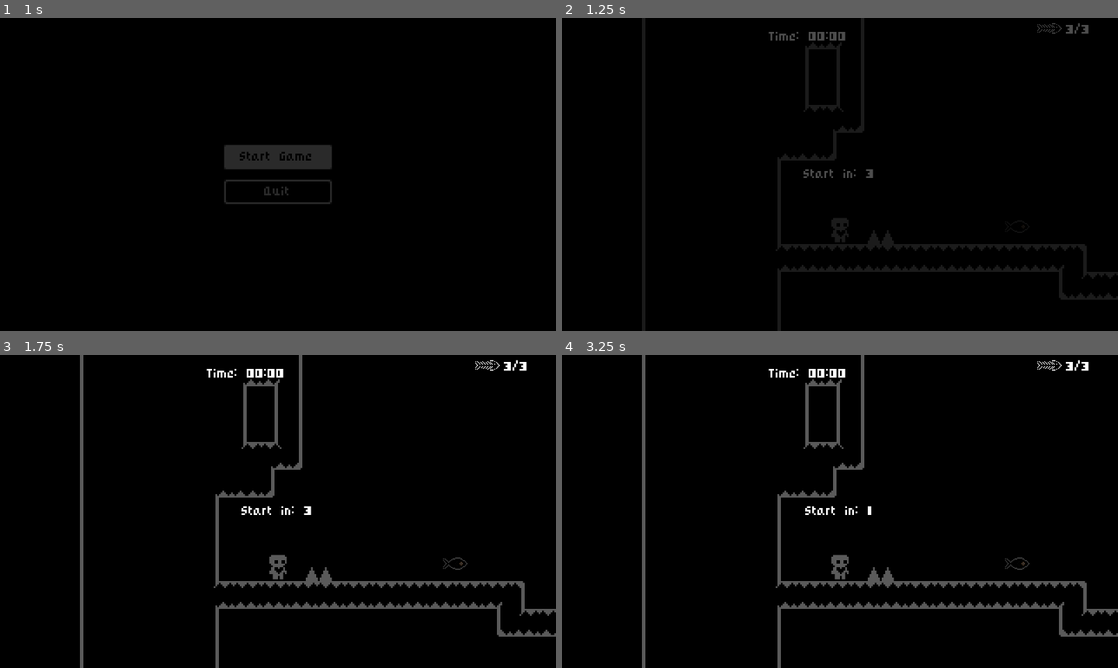
Above: before the commit, frames 1-4 (two rows, left to right).
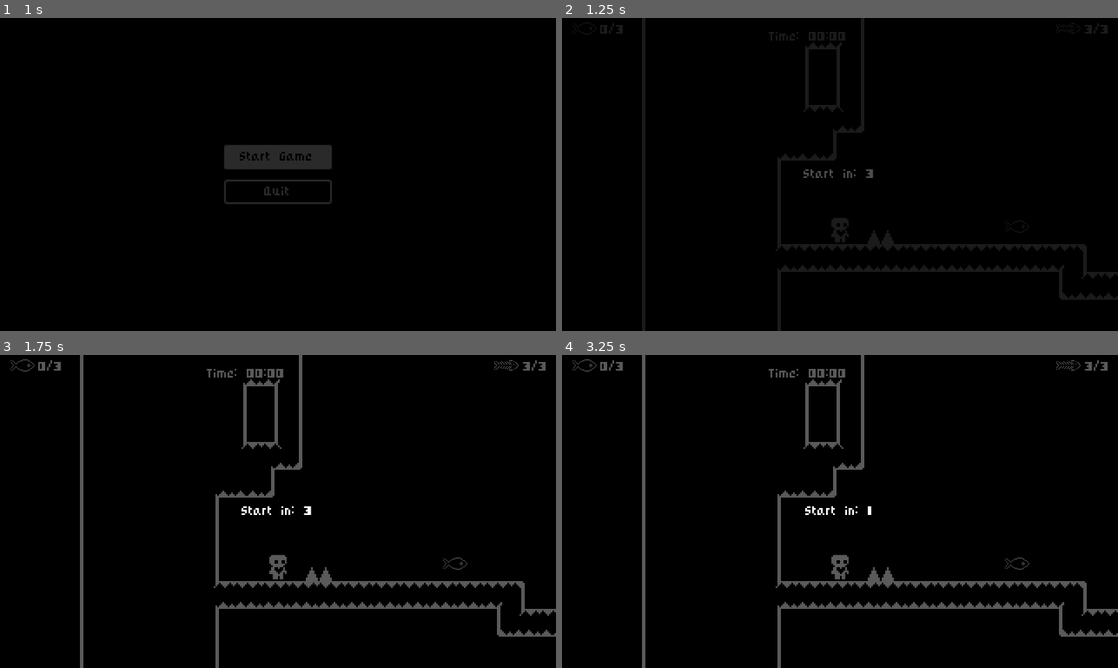
Above: after the commit, the same moments.

Repository: GreyCDevs/platformer-godot
Game: Godot game, scene res://scenes/ui/menu/start_menu.tscn
Same seed, same stepped clock (60 frames per second), same inputs: the game is played once before the commit and once after it.
Inputs:
- Up to frame 1 (1 s): click "Start Game" at 0.5 s
- Up to frame 2 (1.25 s): no input
- Up to frame 3 (1.75 s): hold Right (move_right) from 1.28 s (still down); tap Space (jump) at 1.52 s
- Up to frame 4 (3.25 s): tap Enter at 2 s; tap Space (jump) at 2.27, 2.75 s; release Right (move_right) at 2.78 s; hold Left (move_left) from 2.78 s (still down)

Frame 1 is identical in both runs. In frame 2, 0.4% of the frame differs, in the area x 6-99%, y 1-8%; in frame 3, 0.6%, in the area x 1-99%, y 1-8%; in frame 4, 0.6%.

Commit message:
add collectible counter

Diff:
--- a/resources/scripts/events/Events.gd
+++ b/resources/scripts/events/Events.gd
@@ -1,5 +1,6 @@
 extends Node
 
 signal level_completed
+signal sardine_taken
 signal game_over
 signal life_lost
--- a/scenes/collectibles/sardine/sardine.gd
+++ b/scenes/collectibles/sardine/sardine.gd
@@ -2,6 +2,7 @@
 
 func _on_body_entered(body: Node2D) -> void:
 	queue_free()
+	Events.sardine_taken.emit()
 	var sardines = get_tree().get_nodes_in_group("Sardines")
 	if sardines.size() == 1:
 		Events.level_completed.emit()
--- a/scenes/levels/test_level.tscn
+++ b/scenes/levels/test_level.tscn
@@ -17,5 +17,11 @@
 [node name="Heart" parent="Collectibles" index="0" instance=ExtResource("4_v45ci")]
 position = Vector2(183, 326)
 
+[node name="Heart2" parent="Collectibles" index="1" instance=ExtResource("4_v45ci")]
+position = Vector2(270, 358)
+
+[node name="Heart3" parent="Collectibles" index="2" instance=ExtResource("4_v45ci")]
+position = Vector2(377, 275)
+
 [node name="LevelTileMap" parent="." index="4"]
 layer_0/tile_data = PackedInt32Array(0, 131072, 0, 65536, 131072, 1, 131072, 131072, 1, 196608, 131072, 1, 262144, 1310 …(11366 unchanged characters)…
--- /dev/null
+++ b/scenes/ui/icons/collectibles/sardine_collectible.tscn
@@ -0,0 +1,7 @@
+[gd_scene load_steps=2 format=3 uid="uid://cmo3a5is2oema"]
+
+[ext_resource type="Texture2D" uid="uid://bo22xxh2ndtrk" path="res://assets/images/collectibles/sardine/sardine.png" id="1_jq4y1"]
+
+[node name="SardineHealth" type="Sprite2D"]
+scale = Vector2(0.5, 0.5)
+texture = ExtResource("1_jq4y1")
--- a/scenes/world/world.gd
+++ b/scenes/world/world.gd
@@ -4,6 +4,8 @@
 
 @onready var level_completed: ColorRect = $CanvasLayer/LevelCompleted
 @onready var game_over: ColorRect = $CanvasLayer/GameOver
+
+@onready var collectibles: Node = $Collectibles
 
 @onready var start_in: ColorRect = %StartIn
 @onready var start_in_label: Label = %StartInLabel
@@ -12,16 +14,24 @@
 @onready var timer_label: Label = %TimerLabel
 @onready var time_count: Timer = $CanvasLayer/TimeCount
 
-@onready var life_counter: ColorRect = $CanvasLayer/LifeCounter
 @onready var life_counter_label: Label = %LifeCounterLabel
+@onready var collectibles_counter_label_label: Label = %CollectiblesCounterLabelLabel
 
 var time_passed: int = 0
+var sardines_in_level: int
+var sardines_taken: int = 0
+
 
 func _ready() -> void:
 	Events.level_completed.connect(show_level_completed)
 	Events.game_over.connect(show_game_over)
+	Events.sardine_taken.connect(handle_sardine_taken)
 	Events.life_lost.connect(handle_life_lost)
+
+	sardines_in_level = collectibles.get_child_count()
 	life_counter_label.text = "%1d/%1d" % [GameState.player_lives, GameState.MAX_PLAYER_LIVES]
+	collectibles_counter_label_label.text = "%d/%d" % [0, sardines_in_level]
+
 	get_tree().paused = true
 	animation_player.play("countdown")
 	await get_tree().create_timer(3.0).timeout
@@ -55,6 +65,10 @@
 func handle_life_lost() -> void:
 	life_counter_label.text = "%1d/%1d" % [GameState.player_lives, GameState.MAX_PLAYER_LIVES]
 
+func handle_sardine_taken() -> void:
+	sardines_taken += 1
+	collectibles_counter_label_label.text = "%d/%d" % [sardines_taken, sardines_in_level]
+
 func _on_timer_timeout() -> void:
 	time_passed += 1
 	var minutes = int(time_passed / 60)
--- a/scenes/world/world_template.tscn
+++ b/scenes/world/world_template.tscn
@@ -1,10 +1,11 @@
-[gd_scene load_steps=11 format=3 uid="uid://qvf4ea06wf2a"]
+[gd_scene load_steps=12 format=3 uid="uid://qvf4ea06wf2a"]
 
 [ext_resource type="Script" uid="uid://dcbwj3mc75n72" path="res://scenes/world/world.gd" id="1_wx2y6"]
 [ext_resource type="PackedScene" uid="uid://1rrvx57k2cva" path="res://scenes/player/player.tscn" id="2_dcncw"]
 [ext_resource type="PackedScene" uid="uid://m0amkyentqqi" path="res://scenes/ui/game_over/game_over.tscn" id="4_hkyxq"]
 [ext_resource type="PackedScene" uid="uid://romfrcc8qrho" path="res://scenes/ui/level/level_completed.tscn" id="5_vtms1"]
 [ext_resource type="PackedScene" uid="uid://dx021munrhlss" path="res://scenes/ui/icons/health/sardine_health.tscn" id="5_wx2y6"]
+[ext_resource type="PackedScene" uid="uid://cmo3a5is2oema" path="res://scenes/ui/icons/collectibles/sardine_collectible.tscn" id="6_dcncw"]
 [ext_resource type="PackedScene" uid="uid://bimx81jm3ddyv" path="res://scenes/tilemap/tilemap.tscn" id="6_k8b1u"]
 
 [sub_resource type="Animation" id="Animation_hkyxq"]
@@ -83,33 +84,8 @@
 
 [node name="CanvasLayer" type="CanvasLayer" parent="."]
 
-[node name="LevelCompleted" parent="CanvasLayer" instance=ExtResource("5_vtms1")]
-visible = false
-
 [node name="GameOver" parent="CanvasLayer" instance=ExtResource("4_hkyxq")]
 visible = false
-
-[node name="StartIn" type="ColorRect" parent="CanvasLayer"]
-unique_name_in_owner = true
-anchors_preset = 15
-anchor_right = 1.0
-anchor_bottom = 1.0
-grow_horizontal = 2
-grow_vertical = 2
-color = Color(0, 0, 0, 0.647059)
-
-[node name="CenterContainer" type="CenterContainer" parent="CanvasLayer/StartIn"]
-layout_mode = 1
-anchors_preset = 15
-anchor_right = 1.0
-anchor_bottom = 1.0
-grow_horizontal = 2
-grow_vertical = 2
-
-[node name="StartInLabel" type="Label" parent="CanvasLayer/StartIn/CenterContainer"]
-unique_name_in_owner = true
-layout_mode = 2
-text = "Start in: 3"
 
 [node name="TimerContainer" type="ColorRect" parent="CanvasLayer"]
 anchors_preset = 5
@@ -136,7 +112,8 @@
 anchors_preset = 1
 anchor_left = 1.0
 anchor_right = 1.0
-offset_left = -44.0
+offset_left = -33.0
+offset_right = 11.0
 offset_bottom = 14.0
 grow_horizontal = 0
 size_flags_horizontal = 0
@@ -162,6 +139,58 @@
 [node name="SardineHealth" parent="CanvasLayer/LifeCounter/CenterContainer" instance=ExtResource("5_wx2y6")]
 position = Vector2(2, 6)
 
+[node name="CollectiblesCounter" type="ColorRect" parent="CanvasLayer"]
+offset_left = 3.0
+offset_right = 47.0
+offset_bottom = 14.0
+size_flags_horizontal = 0
+size_flags_vertical = 0
+color = Color(1, 1, 1, 0)
+
+[node name="CenterContainer" type="CenterContainer" parent="CanvasLayer/CollectiblesCounter"]
+layout_mode = 1
+anchors_preset = -1
+anchor_left = 0.159091
+anchor_right = 1.06818
+anchor_bottom = 1.07143
+grow_horizontal = 2
+metadata/_edit_use_anchors_ = true
+
+[node name="CollectiblesCounterLabelLabel" type="Label" parent="CanvasLayer/CollectiblesCounter/CenterContainer"]
+unique_name_in_owner = true
+layout_mode = 2
+text = "0/0"
+horizontal_alignment = 1
+vertical_alignment = 1
+
+[node name="SardineHealth" parent="CanvasLayer/CollectiblesCounter/CenterContainer" instance=ExtResource("6_dcncw")]
+position = Vector2(2, 6)
+
+[node name="StartIn" type="ColorRect" parent="CanvasLayer"]
+unique_name_in_owner = true
+anchors_preset = 15
+anchor_right = 1.0
+anchor_bottom = 1.0
+grow_horizontal = 2
+grow_vertical = 2
+color = Color(0, 0, 0, 0.647059)
+
+[node name="CenterContainer" type="CenterContainer" parent="CanvasLayer/StartIn"]
+layout_mode = 1
+anchors_preset = 15
+anchor_right = 1.0
+anchor_bottom = 1.0
+grow_horizontal = 2
+grow_vertical = 2
+
+[node name="StartInLabel" type="Label" parent="CanvasLayer/StartIn/CenterContainer"]
+unique_name_in_owner = true
+layout_mode = 2
+text = "Start in: 3"
+
+[node name="LevelCompleted" parent="CanvasLayer" instance=ExtResource("5_vtms1")]
+visible = false
+
 [node name="TimeCount" type="Timer" parent="CanvasLayer"]
 autostart = true
 
